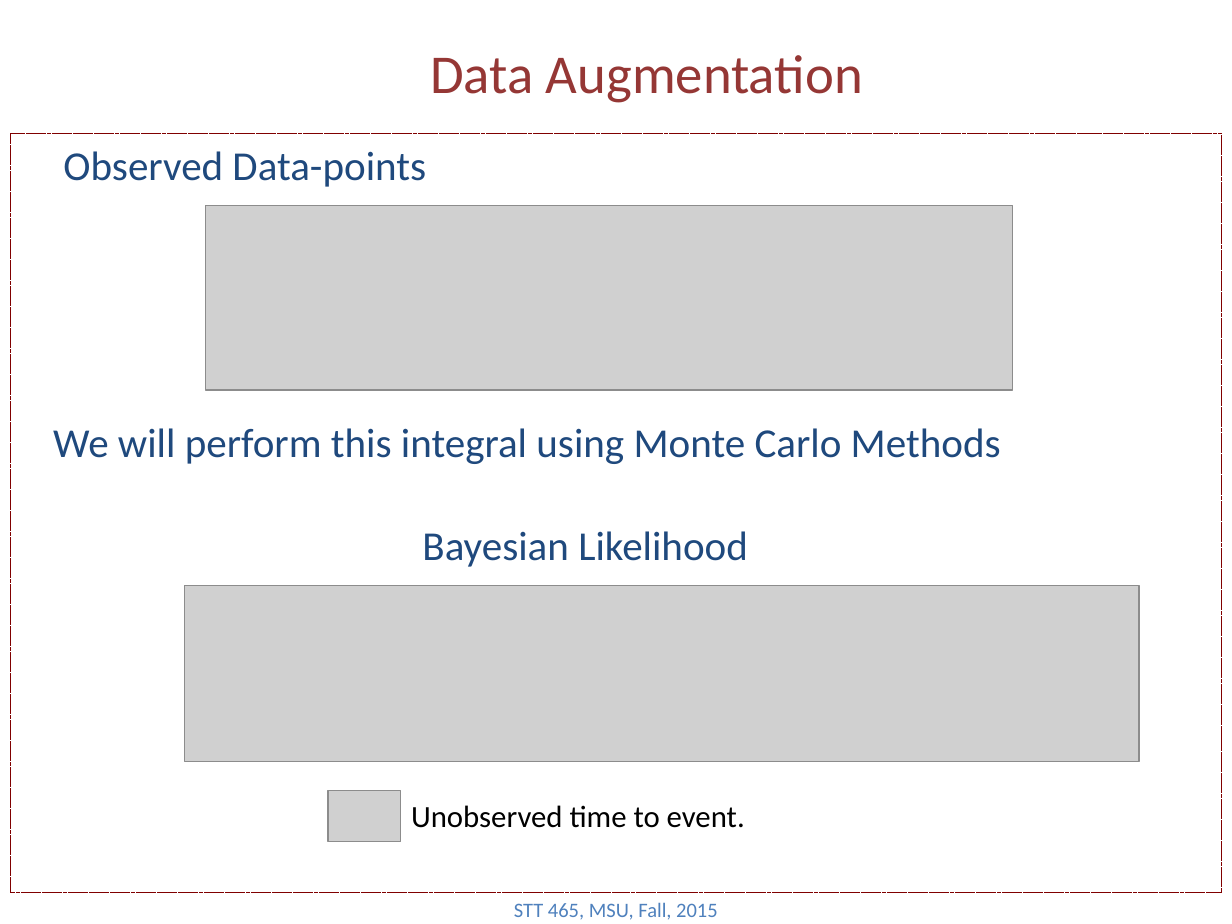
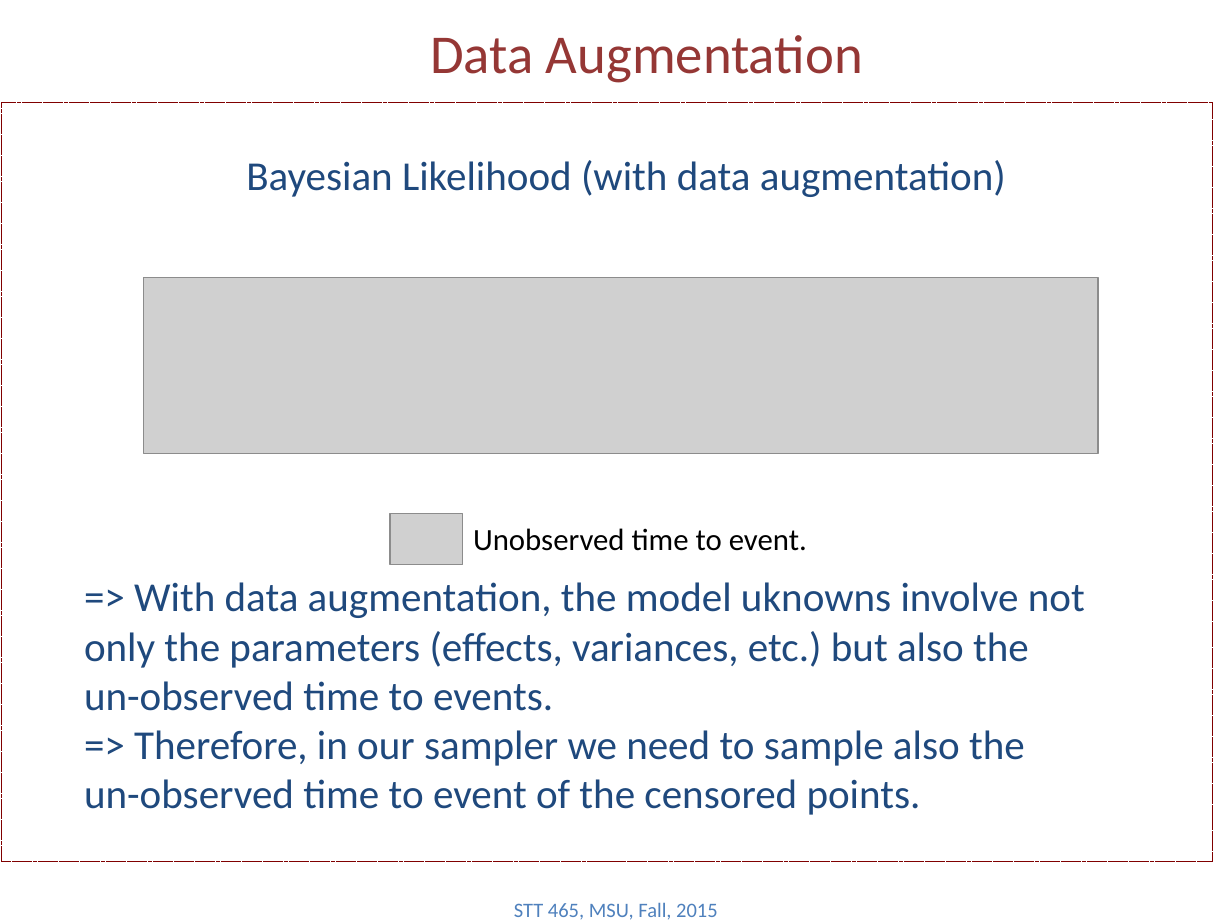
Before and after one commit to Boukos/STT465, a slide deck: slide 8 of STT465_14.pptx (slide 6 before the commit). Drawn at 1232x924 pixels with LibreOffice and Linux fonts; fonts in the diff are those of the drawing; grey boxes stand for pictures. Boxes give left, top, right and bottom in pixels: in the first picture for what was removed or moved away, otherwise in the second. Text is boxed around its words. In the diff, an @@ line names an element or a change of style, - is before the commit and + after.

```diff
--- a/STT465_14.pptx
+++ b/STT465_14.pptx
@@ title "Data Augmentation": place and size @@
-title "Data Augmentation" at <box>430,55,863,103</box>
+title "Data Augmentation" at <box>430,35,863,83</box>
@@ rectangle: place and size @@
-rectangle at <box>10,133,1221,892</box>
+rectangle at <box>1,102,1212,861</box>
@@ text removed at <box>63,151,426,187</box> @@
-Observed Data-points
@@ text at <box>246,160,1006,197</box>: text changed @@
-Bayesian Likelihood
+Bayesian Likelihood (with data augmentation)
@@ picture removed at <box>206,206,1014,391</box> @@
@@ picture added at <box>144,277,1099,453</box> @@
@@ text removed at <box>53,428,1001,464</box> @@
-We will perform this integral using Monte Carlo Methods
@@ picture added at <box>391,514,463,565</box> @@
@@ text "Unobserved time to event.": place and size @@
-text "Unobserved time to event." at <box>411,805,745,828</box>
+text "Unobserved time to event." at <box>473,528,807,551</box>
@@ text added at <box>84,582,1085,815</box>, 24 pt, text #1F497D @@
+=> With data augmentation, the model uknowns involve not only the parameters (effects, variances, etc.) but also the un-observed time to events.
+=> Therefore, in our sampler we need to sample also the un-observed time to event of the censored points.
@@ picture removed at <box>185,585,1140,761</box> @@
@@ picture removed at <box>328,791,400,843</box> @@
```
Also in this commit, not shown: 2 other slides changed, 3 slides added, 1 other file.
